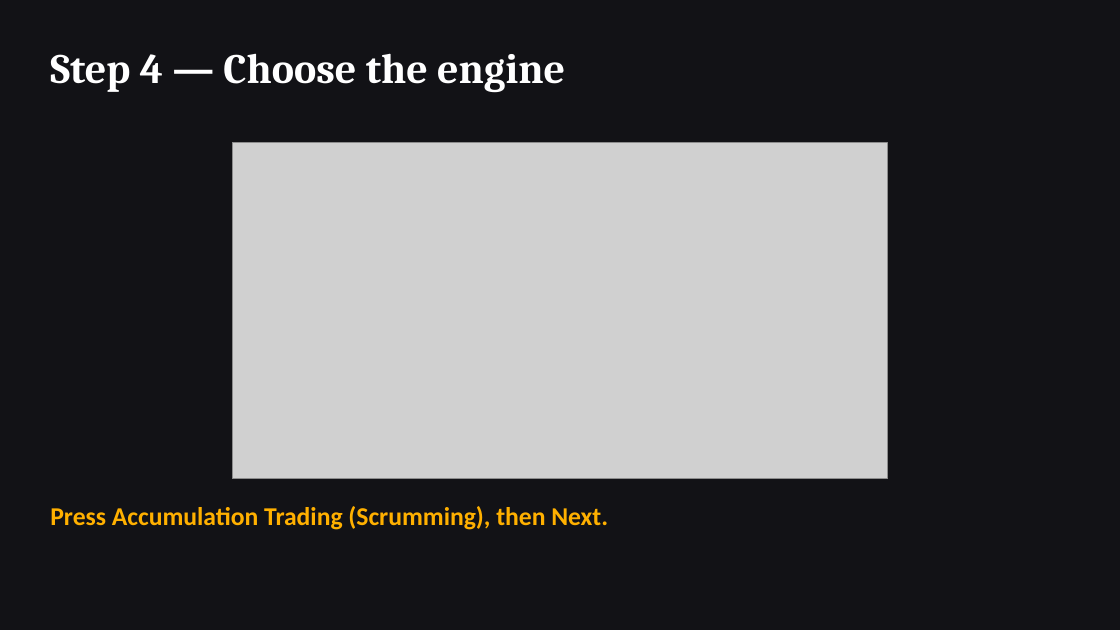
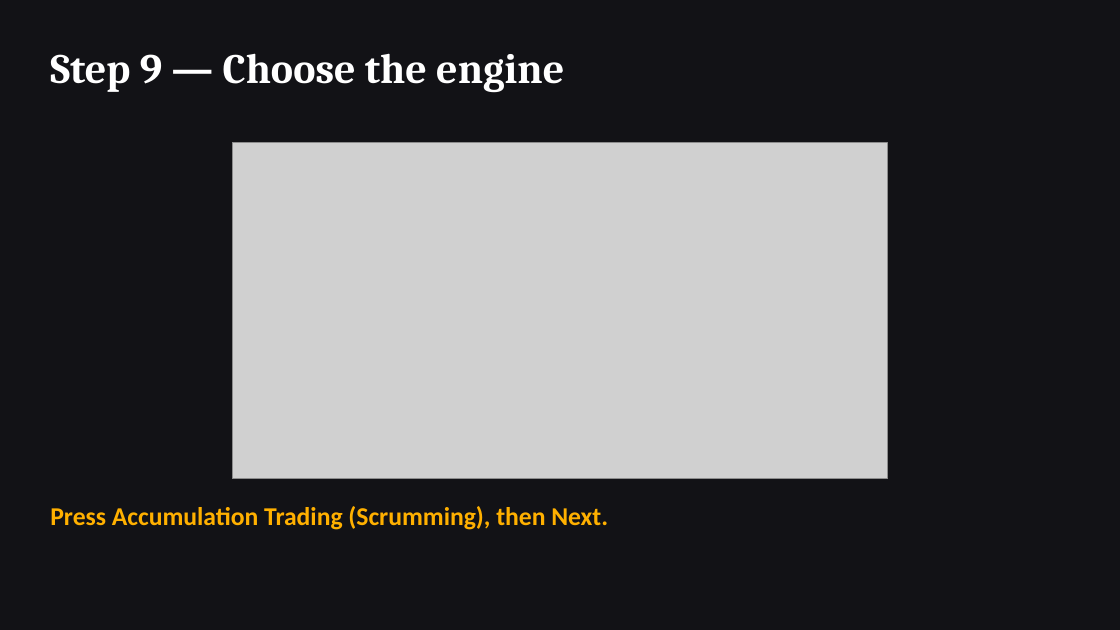
Before and after one commit to Acervator-LLC/ACERVATOR, a slide deck: slide 9 of docs/new-user-procedure/New-User-Procedure.pptx (slide 4 before the commit). Drawn at 1120x630 pixels with LibreOffice and Linux fonts; fonts in the diff are those of the drawing; grey boxes stand for pictures. Boxes give left, top, right and bottom in pixels: in the first picture for what was removed or moved away, otherwise in the second. Text is boxed around its words. In the diff, an @@ line names an element or a change of style, - is before the commit and + after.

```diff
--- a/docs/new-user-procedure/New-User-Procedure.pptx
+++ b/docs/new-user-procedure/New-User-Procedure.pptx
@@ text at <box>50,53,564,93</box>: text changed @@
-Step 4 — Choose the engine
+Step 9 — Choose the engine
```
Also in this commit, not shown: 6 other slides changed, 20 slides added, 5 other files.
